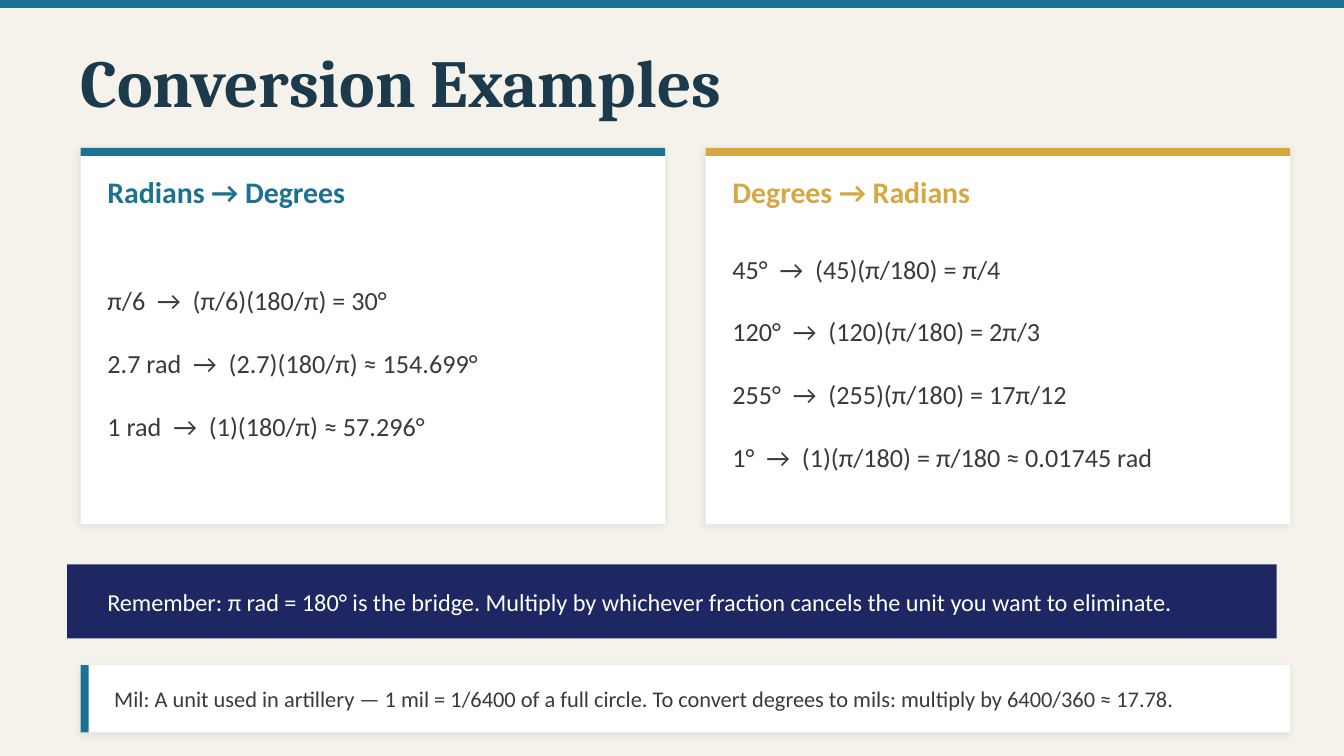
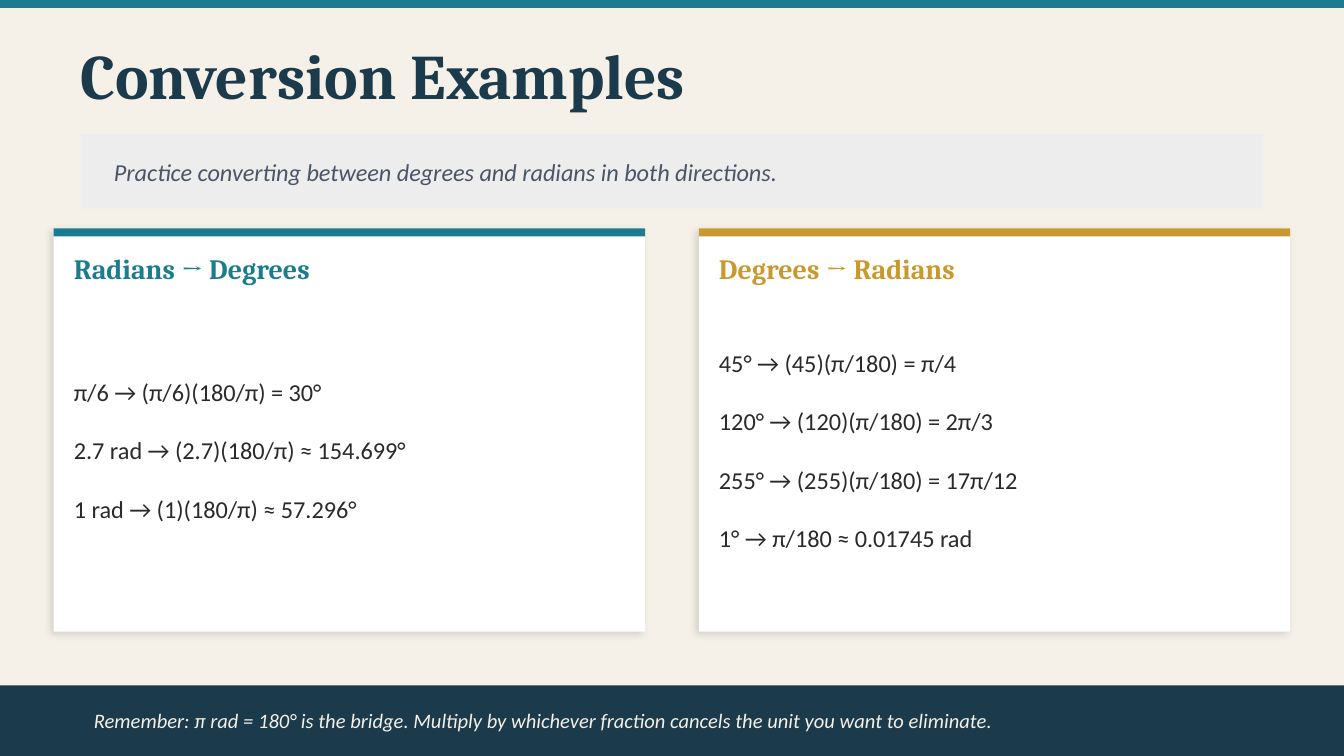
Before and after one commit to andrewhvolk/andrewhvolk.github.io, a slide deck: slide 16 of slides/Math130Unit2D.pptx (slide 13 before the commit). Drawn at 1344x756 pixels with LibreOffice and Linux fonts; fonts in the diff are those of the drawing. Boxes give left, top, right and bottom in pixels: in the first picture for what was removed or moved away, otherwise in the second. Text is boxed around its words. In the diff, an @@ line names an element or a change of style, - is before the commit and + after.

Commit message:
Updated Circles Slides

```diff
--- a/slides/Math130Unit2D.pptx
+++ b/slides/Math130Unit2D.pptx
@@ background #F5F2EB to #F5F0E8 @@
@@ text "Conversion Examples" at (81, 55, 685, 113): size 36 to 34 pt @@
@@ rectangle added at (81, 134, 1263, 208), fill #EDEDED @@
@@ text added at (114, 164, 777, 185), 13 pt, text #4A5568, italic @@
+Practice converting between degrees and radians in both directions.
@@ rectangle at (54, 228, 645, 632): shadow changed @@
@@ rectangle: place and size @@
-rectangle at (81, 148, 665, 524)
+rectangle at (54, 228, 645, 632)
@@ rectangle: place and size @@
-rectangle at (81, 148, 665, 156)
+rectangle at (54, 228, 645, 237)
@@ rectangle at (54, 228, 645, 237): fill #1C7293 to #1A7C8F @@
@@ rectangle: place and size @@
-rectangle at (706, 148, 1290, 524)
+rectangle at (699, 228, 1290, 632)
@@ rectangle at (699, 228, 1290, 632): shadow changed @@
@@ rectangle: place and size @@
-rectangle at (706, 148, 1290, 156)
+rectangle at (699, 228, 1290, 237)
@@ rectangle at (699, 228, 1290, 237): fill #D4A843 to #C9982E @@
@@ text "Radians → Degrees": place and size @@
-text "Radians → Degrees" at (107, 182, 345, 208)
+text "Radians → Degrees" at (74, 259, 310, 285)
@@ text "Radians → Degrees" at (74, 259, 310, 285): size 16 to 15 pt, font Calibri to Cambria, text colour #1C7293 to #1A7C8F @@
@@ text "Degrees → Radians": place and size @@
-text "Degrees → Radians" at (732, 182, 970, 208)
+text "Degrees → Radians" at (719, 259, 955, 285)
@@ text "Degrees → Radians" at (719, 259, 955, 285): size 16 to 15 pt, font Calibri to Cambria, text colour #D4A843 to #C9982E @@
@@ text "π/6 → (π/6)(180/π) = 30°": place and size @@
-text "π/6 → (π/6)(180/π) = 30°" at (107, 291, 478, 440)
+text "π/6 → (π/6)(180/π) = 30°" at (74, 383, 406, 521)
@@ text "π/6 → (π/6)(180/π) = 30°" at (74, 383, 406, 521): size 14 to 13 pt, text colour #3A3A3A to #2A2A2A @@
@@ text "45° → (45)(π/180) = π/4": place and size @@
-text "45° → (45)(π/180) = π/4" at (732, 260, 1152, 471)
+text "45° → (45)(π/180) = π/4" at (719, 354, 1018, 548)
@@ text at (719, 354, 1018, 492): size 14 to 13 pt, text colour #3A3A3A to #2A2A2A in "45° → (45)(π/180) = π/4", "120° → (120)(π/180) = 2π/3", "255° → (255)(π/180) = 17π/12" @@
@@ text at (719, 530, 972, 548): text changed; size 14 to 13 pt; text colour #3A3A3A to #2A2A2A @@
-1° → (1)(π/180) = π/180 ≈ 0.01745 rad
+1° → π/180 ≈ 0.01745 rad
@@ rectangle removed at (67, 564, 1277, 638) @@
@@ rectangle: place and size @@
-rectangle at (81, 665, 1290, 732)
+rectangle at (0, 685, 1344, 756)
@@ rectangle at (0, 685, 1344, 756): fill #FFFFFF to #1B3A4B; shadow off @@
@@ text "Remember: π rad = 180° ...": place and size @@
-text "Remember: π rad = 180° ..." at (107, 594, 1171, 615)
+text "Remember: π rad = 180° ..." at (94, 713, 992, 732)
@@ text "Remember: π rad = 180° ..." at (94, 713, 992, 732): size 13 to 11 pt, text colour #FFFFFF to #F5F0E8, italic on @@
@@ rectangle removed at (81, 665, 89, 732) @@
@@ text removed at (114, 691, 1173, 711) @@
-Mil: A unit used in artillery — 1 mil = 1/6400 of a full circle. To convert degrees to mils: multiply by 6400/360 ≈ 17.78.
```
Also in this commit, not shown: 21 other slides changed, 8 slides added, 2 slides removed, 1 other file.
